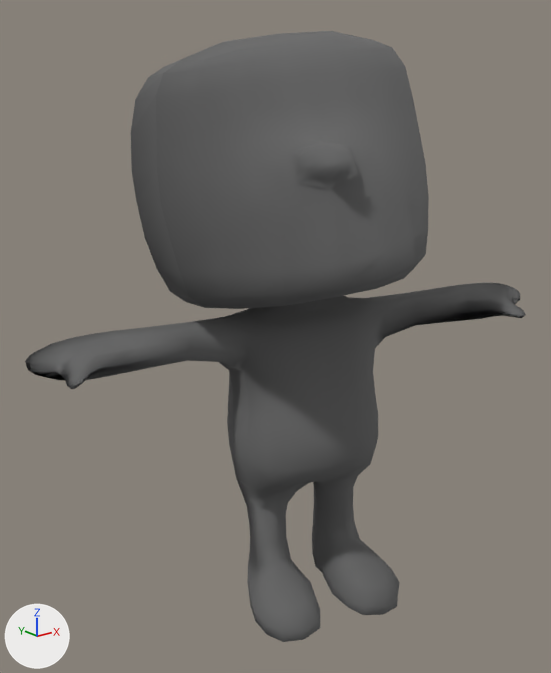
A saved change to the COLLADA model speakAut/art.scnassets/listenToMusic.dae.
Before and after are seen from a 50 mm lens placed at (-1.428, -1.641, 1.489), pointed at (-0.088, 0.034, 0.818). Arrows for +X, +Y and +Z are at lower left; the lights stay in place. Where no turn or scale is listed for an object, it has been applied to the vertices.

Script lines for the objects in view, before the commit:
```python
mat_bodytexture = principled_material('bodyTexture')
mat_bodytexture.base_color = (0.133, 0.133, 0.133)  # dark grey #666666
mat_bodytexture.roughness = 0.9
mat_headmaterial = principled_material('headMaterial')
mat_headmaterial.base_color = (0.133, 0.133, 0.133)  # dark grey #666666
mat_headmaterial.roughness = 0.9
me_bodymesh = bpy.data.meshes.new('bodyMesh')
me_bodymesh.from_pydata(...)  # 651 vertices, 1298 faces; spans x -0.78..0.73, y -0.23..0.35, z -0.01..1.06
me_bodymesh.materials.append(mat_bodytexture)  # dark grey #666666
me_headmesh = bpy.data.meshes.new('headMesh')
me_headmesh.from_pydata(...)  # 290 vertices, 576 faces; spans x -0.507..0.282, y -0.247..0.498, z 0.958..1.657
me_headmesh.materials.append(mat_headmaterial)  # dark grey #666666
ob_body = bpy.data.objects.new('body', me_bodymesh)
ob_body.location = (0.003, -0.108, -0.017)
ob_head = bpy.data.objects.new('head', me_headmesh)
ob_head.location = (0.046, -0.147, -0.008)
```
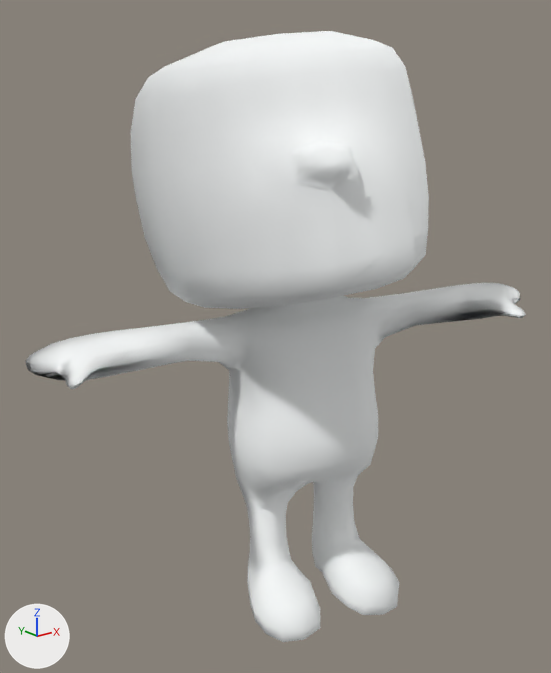
What differs and where, as boxes (x1, y1, x2, y2) in the pictures (551 x 673 px):
'head', recoloured (grey to white)
    both: (131, 31, 429, 309)
'body', recoloured (grey to white)
    both: (25, 283, 526, 642)

The change, as a diff of the scene's bpy script:
```diff
--- a/speakAut/art.scnassets/listenToMusic.dae.py
+++ b/speakAut/art.scnassets/listenToMusic.dae.py
@@ mat_headmaterial @@
 mat_headmaterial = principled_material('headMaterial')
-mat_headmaterial.base_color = (0.133, 0.133, 0.133)  # dark grey #666666
+mat_headmaterial.base_color = (0.952, 0.974, 0.974)  # white #fafcfc
 mat_headmaterial.roughness = 0.9
@@ mat_bodytexture @@
 mat_bodytexture = principled_material('bodyTexture')
-mat_bodytexture.base_color = (0.133, 0.133, 0.133)  # dark grey #666666
+mat_bodytexture.base_color = (0.952, 0.974, 0.974)  # white #fafcfc
 mat_bodytexture.roughness = 0.9
```
